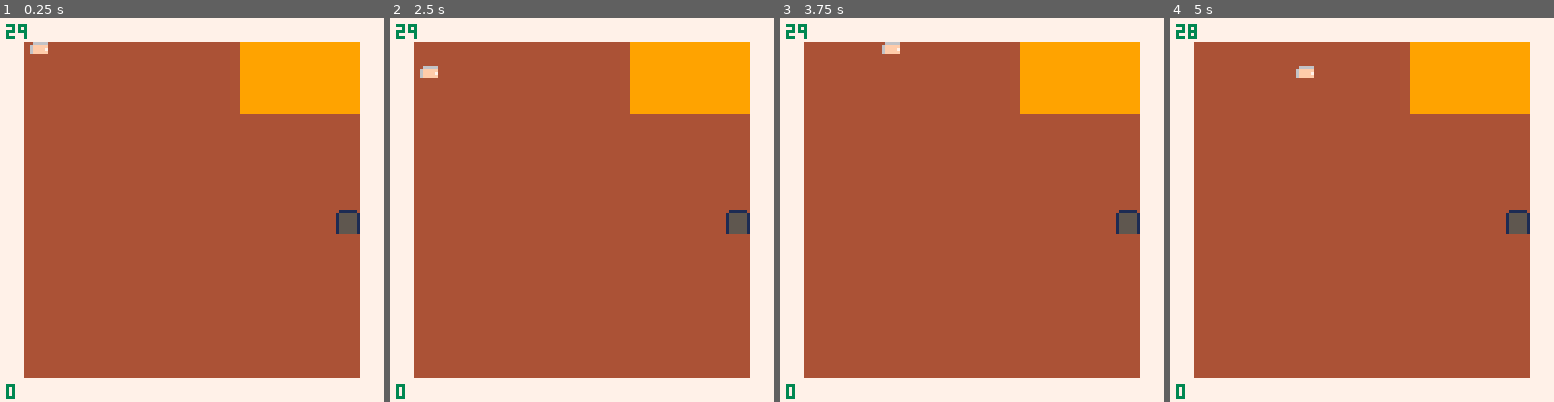
Above: before the commit, frames 1-4 (left to right).
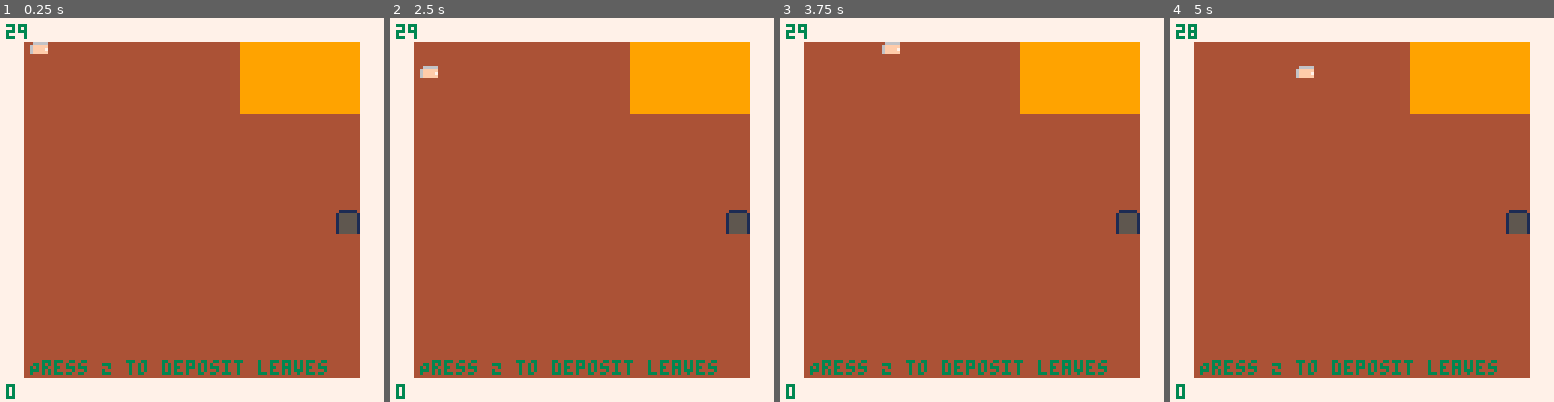
Above: after the commit, the same moments.

Repository: Loremus299/Mini-Jam-221
Game: PICO-8 cartridge index.p8
Two runs of this game, one before a commit and one after it. Both use one fixed random seed, a clock stepped at 60 frames per second and the inputs below.
Inputs:
- Up to frame 1 (0.25 s): no input
- Up to frame 2 (2.5 s): tap O (Z key) at 0.33, 0.7, 1.43, 2.22 s; tap X (X key) at 1.07, 2.07, 2.4 s; hold Left 1.97-2.37 s; hold Down from 2.42 s (still down)
- Up to frame 3 (3.75 s): tap X (X key) every 0.33 s from 2.73 to 3.73 s; release Down at 2.82 s; hold Right 2.87-3.53 s; tap O (Z key) at 3.1 s; hold Up from 3.58 s (still down)
- Up to frame 4 (5 s): tap O (Z key) at 3.98, 4.87 s; tap X (X key) at 4.07, 4.4, 4.73 s; release Up at 4.08 s; hold Right 4.13-4.53 s; hold Down from 4.58 s (still down)

The runs differ from the first frame. In frame 1, 1.2% of the frame differs, in the area x 7-86%, y 89-93%; in frame 2, 1.2%; in frame 3, 1.2%; in frame 4, 1.2%.

Commit message:
tutorial text

Diff:
--- a/index.p8
+++ b/index.p8
@@ -259,13 +259,17 @@
 	cls()
 	map(sd.mapX * 16, sd.mapY * 16)
 	spr(plr.spr, plr.x, plr.y, plr.w, plr.h, plr.fx, plr.fy)
-	print(glb.score, 2, 122, 3)
-	print(flr(glb.time / 60), 2, 2, 3)
+	print(glb.score, 2, 122, 8)
+	print(flr(glb.time / 60), 2, 2, 8)
 	for i=0, glb.keys-1 do
 		spr(3,2 + (i * 8), 10)
 	end
 	for ghost in all(ghosts) do
 		spr(ghost.spr, ghost.x, ghost.y, 1, 1, ghost.fx, ghost.fy)
+	end
+	if sd.mapX == 0 and sd.mapY == 0 then
+		print("come back here to burn leaves.", 10, 10, 3)
+		print("quick! Before time goes to 0", 10, 20, 3)
 	end
 end
 
@@ -303,6 +307,7 @@
 		depositTimer -= 1
 		print("+ 2 x "..deposit )
 	end
+	print("Press Z to deposit leaves", 10, 114, 3)
 end
 
 -->8
